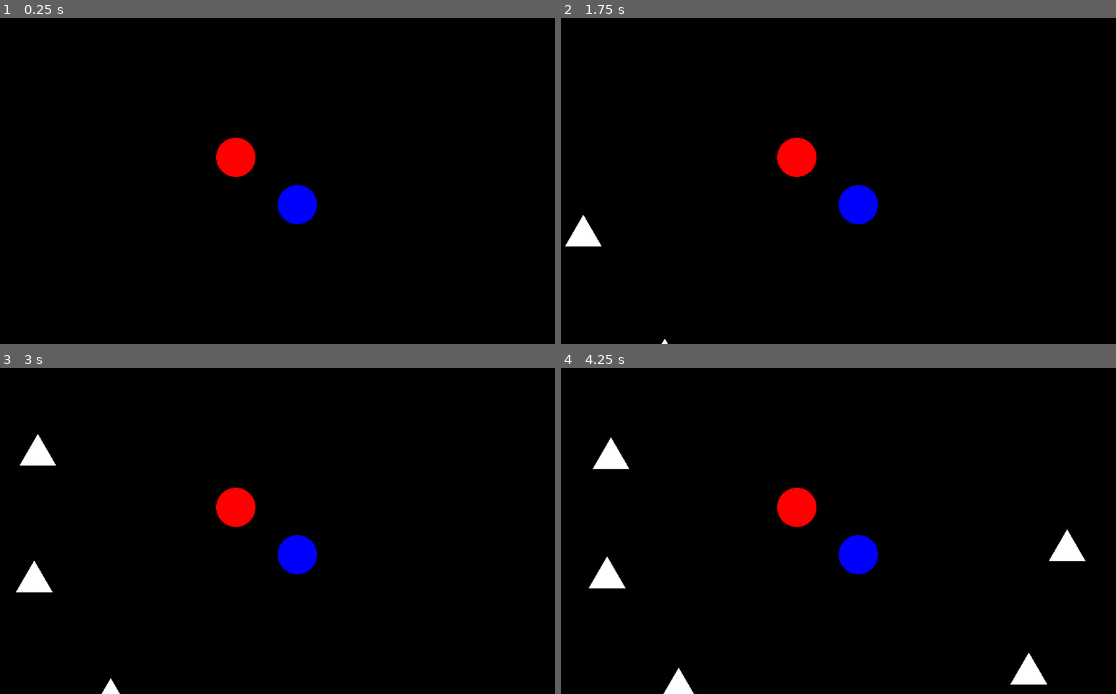
Above: before the commit, frames 1-4 (two rows, left to right).
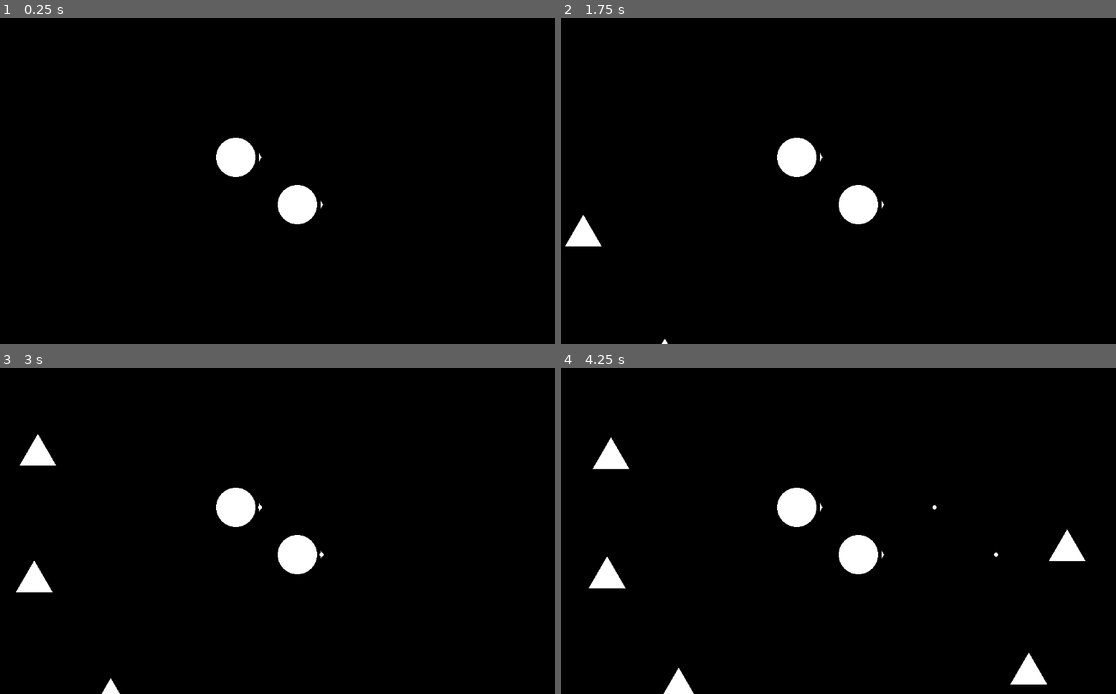
Above: after the commit, the same moments.

Repository: Kiryume/now-there-are-two
Game: Godot game, scene res://main.tscn
Same seed, same stepped clock (60 frames per second), same inputs: the game is played once before the commit and once after it.
Inputs:
- Up to frame 1 (0.25 s): no input
- Up to frame 2 (1.75 s): tap Enter at 0.5 s
- Up to frame 3 (3 s): no input
- Up to frame 4 (4.25 s): no input

The runs differ from the first frame. In frame 1, 1.4% of the frame differs, in the area x 38-59%, y 36-64%; in frame 2, 1.4%; in frame 3, 1.4%; in frame 4, 1.4%, in the area x 38-79%, y 36-64%.
Error after the commit: Invalid assignment of property or key 'color' with value of type 'Color' on a base object of type 'null instance'. (res://Player/Player.gd:16)

Commit message:
add projectiles

Diff:
--- /dev/null
+++ b/Player/Bullets/BaseProjectile.tscn
@@ -0,0 +1,25 @@
+[gd_scene load_steps=5 format=3 uid="uid://dpri4v6m1iycv"]
+
+[ext_resource type="Script" uid="uid://704p03fguim" path="res://Player/Bullets/base_projectile.gd" id="1_2cbm4"]
+[ext_resource type="Shader" uid="uid://c34nayxbaxuld" path="res://Player/Player.gdshader" id="1_gifoo"]
+
+[sub_resource type="CircleShape2D" id="CircleShape2D_7bywb"]
+radius = 4.0
+
+[sub_resource type="ShaderMaterial" id="ShaderMaterial_2cbm4"]
+shader = ExtResource("1_gifoo")
+shader_parameter/radius = 0.5
+shader_parameter/softness = 0.001
+
+[node name="BaseProjectile" type="Area2D"]
+script = ExtResource("1_2cbm4")
+
+[node name="CollisionShape2D" type="CollisionShape2D" parent="."]
+shape = SubResource("CircleShape2D_7bywb")
+
+[node name="ColorRect" type="ColorRect" parent="."]
+material = SubResource("ShaderMaterial_2cbm4")
+offset_left = -4.0
+offset_top = -4.0
+offset_right = 4.0
+offset_bottom = 4.0
--- /dev/null
+++ b/Player/Bullets/base_projectile.gd
@@ -0,0 +1,19 @@
+class_name BaseProjectile
+extends Area2D
+
+var direction: Vector2 = Vector2.UP
+var lifetile_seconds = 5.0
+
+const PROJECTILE_SPEED = 900.
+
+func set_direction(new_direction: Vector2):
+	if new_direction == Vector2.ZERO:
+		direction = Vector2.UP
+	else:
+		direction = new_direction.normalized()
+
+func _process(delta: float) -> void:
+	position += transform.x * PROJECTILE_SPEED * delta
+	lifetile_seconds -= delta
+	if lifetile_seconds <= 0:
+		queue_free()
--- a/Player/Player.tscn
+++ b/Player/Player.tscn
@@ -1,7 +1,10 @@
-[gd_scene load_steps=5 format=3 uid="uid://di3akrsmx4at3"]
+[gd_scene load_steps=9 format=3 uid="uid://di3akrsmx4at3"]
 
 [ext_resource type="Script" uid="uid://ccywdka0lmym" path="res://Player/Player.gd" id="1_xhfnw"]
 [ext_resource type="Shader" uid="uid://c34nayxbaxuld" path="res://Player/Player.gdshader" id="2_kpjcp"]
+[ext_resource type="PackedScene" uid="uid://dpri4v6m1iycv" path="res://Player/Bullets/BaseProjectile.tscn" id="2_tok1r"]
+[ext_resource type="Script" uid="uid://dsuofxhn2pgmh" path="res://Player/bullets.gd" id="4_ddoul"]
+[ext_resource type="Shader" uid="uid://ch80vchss2qbs" path="res://Enemies/Enemy.gdshader" id="5_8g4oa"]
 
 [sub_resource type="CircleShape2D" id="CircleShape2D_0rwas"]
 radius = 38.63936
@@ -11,16 +14,38 @@
 shader_parameter/radius = 0.5
 shader_parameter/softness = 0.001
 
-[node name="CharacterBody2D" type="CharacterBody2D"]
+[sub_resource type="ShaderMaterial" id="ShaderMaterial_6ysni"]
+shader = ExtResource("5_8g4oa")
+shader_parameter/n = 3
+
+[node name="Player" type="CharacterBody2D"]
 collision_layer = 2
 script = ExtResource("1_xhfnw")
 
 [node name="CollisionShape2D" type="CollisionShape2D" parent="."]
 shape = SubResource("CircleShape2D_0rwas")
 
-[node name="ColorRect" type="ColorRect" parent="."]
+[node name="Texture" type="ColorRect" parent="."]
 material = SubResource("ShaderMaterial_kpjcp")
 offset_left = -39.0
 offset_top = -39.0
 offset_right = 39.0
 offset_bottom = 39.0
+
+[node name="ShootTimer" type="Timer" parent="."]
+autostart = true
+
+[node name="Bullets2" type="Marker2D" parent="."]
+position = Vector2(48, 0)
+script = ExtResource("4_ddoul")
+bullet_scene = ExtResource("2_tok1r")
+
+[node name="MuzzleTexture" type="ColorRect" parent="Bullets2"]
+material = SubResource("ShaderMaterial_6ysni")
+offset_left = 3.0
+offset_top = -10.0
+offset_right = 22.93898
+offset_bottom = -3.409603
+rotation = 1.5707964
+
+[connection signal="timeout" from="ShootTimer" to="Bullets2" method="_on_shoot_timer_timeout"]
--- /dev/null
+++ b/Player/bullets.gd
@@ -0,0 +1,9 @@
+extends Marker2D
+
+@export
+var bullet_scene: PackedScene
+
+func _on_shoot_timer_timeout() -> void:
+	var child: BaseProjectile = bullet_scene.instantiate() as BaseProjectile
+	owner.owner.add_child(child)
+	child.transform = global_transform
Not shown, added: Player/Bullets/base_projectile.gd.uid
Not shown, added: Player/bullets.gd.uid
